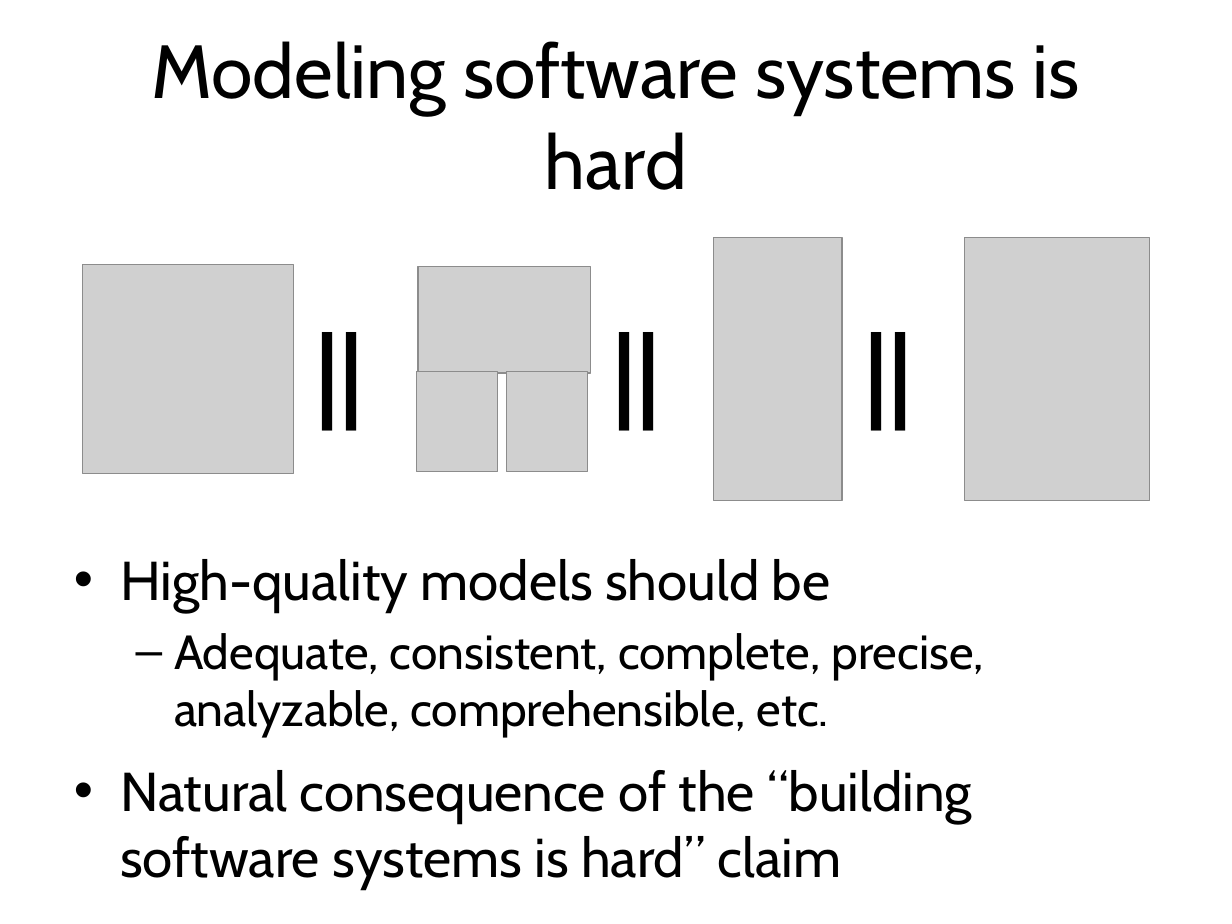
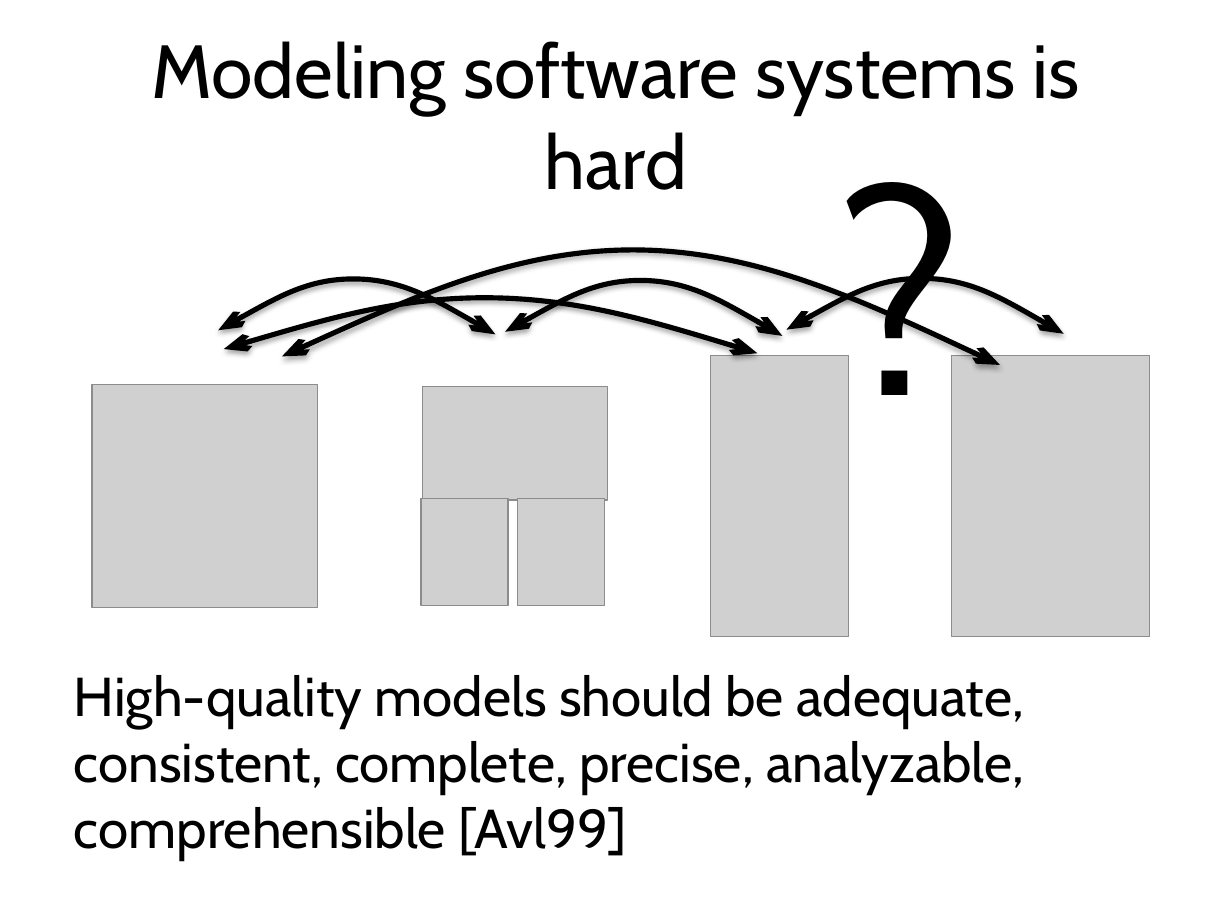
Before and after one commit to blambeau/phd, a slide deck: slide 27 of public-defense/slides.pptx (slide 25 before the commit). Drawn at 1232x924 pixels with LibreOffice and Linux fonts; fonts in the diff are those of the drawing; grey boxes stand for pictures. Boxes give left, top, right and bottom in pixels: in the first picture for what was removed or moved away, otherwise in the second. Text is boxed around its words. In the diff, an @@ line names an element or a change of style, - is before the commit and + after.

```diff
--- a/public-defense/slides.pptx
+++ b/public-defense/slides.pptx
@@ text at (x1=827, y1=106, x2=966, y2=462): text changed; size 60 to 166 pt; bold off @@
-||
+?
@@ freeform shape added at (x1=282, y1=249, x2=1000, y2=365), outline #000000 3 pt @@
@@ freeform shape added at (x1=218, y1=278, x2=495, y2=335), outline #000000 3 pt @@
@@ freeform shape added at (x1=224, y1=297, x2=758, y2=354), outline #000000 3 pt @@
@@ freeform shape added at (x1=505, y1=280, x2=782, y2=336), outline #000000 3 pt @@
@@ freeform shape added at (x1=786, y1=277, x2=1063, y2=334), outline #000000 3 pt @@
@@ text removed at (x1=303, y1=301, x2=405, y2=437) @@
-||
@@ text removed at (x1=601, y1=301, x2=703, y2=437) @@
-||
@@ picture resized from (x1=713, y1=238, x2=843, y2=501) to (x1=711, y1=355, x2=849, y2=636) @@
@@ picture resized from (x1=965, y1=238, x2=1149, y2=500) to (x1=952, y1=356, x2=1151, y2=637) @@
@@ picture resized from (x1=83, y1=265, x2=294, y2=473) to (x1=92, y1=384, x2=318, y2=607) @@
@@ picture resized from (x1=418, y1=266, x2=590, y2=372) to (x1=423, y1=387, x2=607, y2=500) @@
@@ picture resized from (x1=416, y1=372, x2=498, y2=472) to (x1=421, y1=499, x2=509, y2=606) @@
@@ picture resized from (x1=506, y1=372, x2=588, y2=472) to (x1=517, y1=499, x2=605, y2=606) @@
@@ text at (x1=74, y1=675, x2=1024, y2=861): text changed @@
-• High-quality models should be
-  – Adequate, consistent, complete, precise, analyzable, comprehensible, etc.
-• Natural consequence of the “building software systems is hard” claim
+High-quality models should be adequate, consistent, complete, precise, analyzable, comprehensible [Avl99]
```
Also in this commit, not shown: 19 other slides changed, 12 slides added, 3 slides removed, 14 other files.
